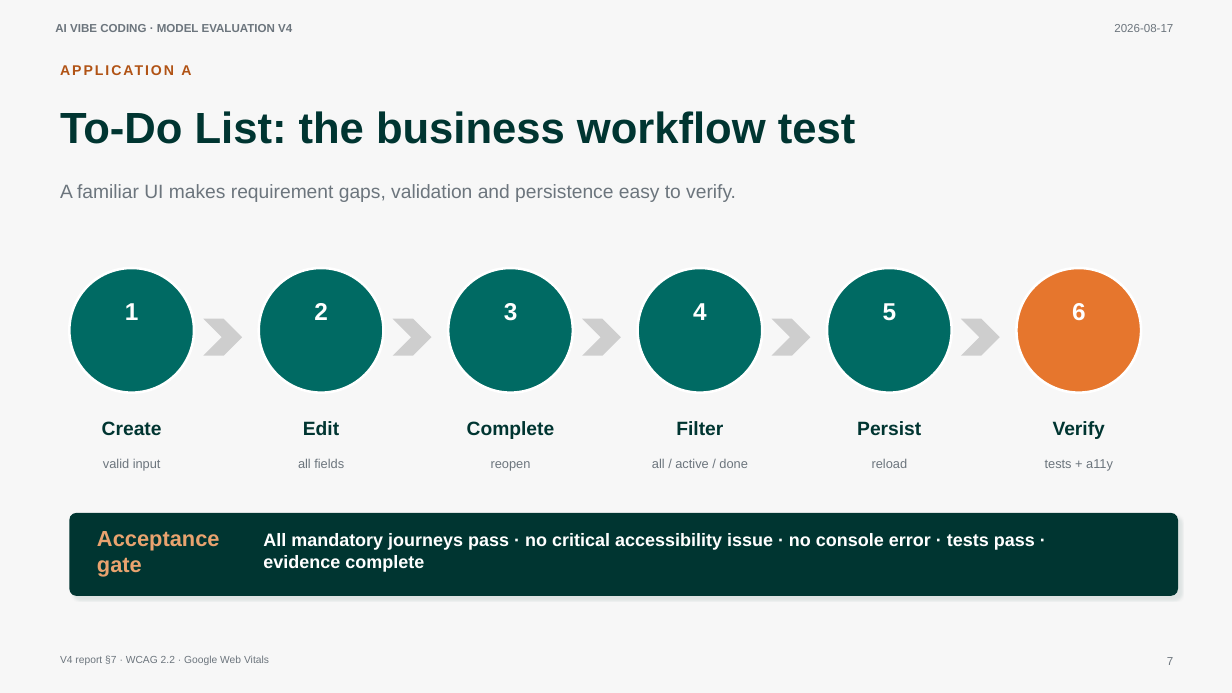
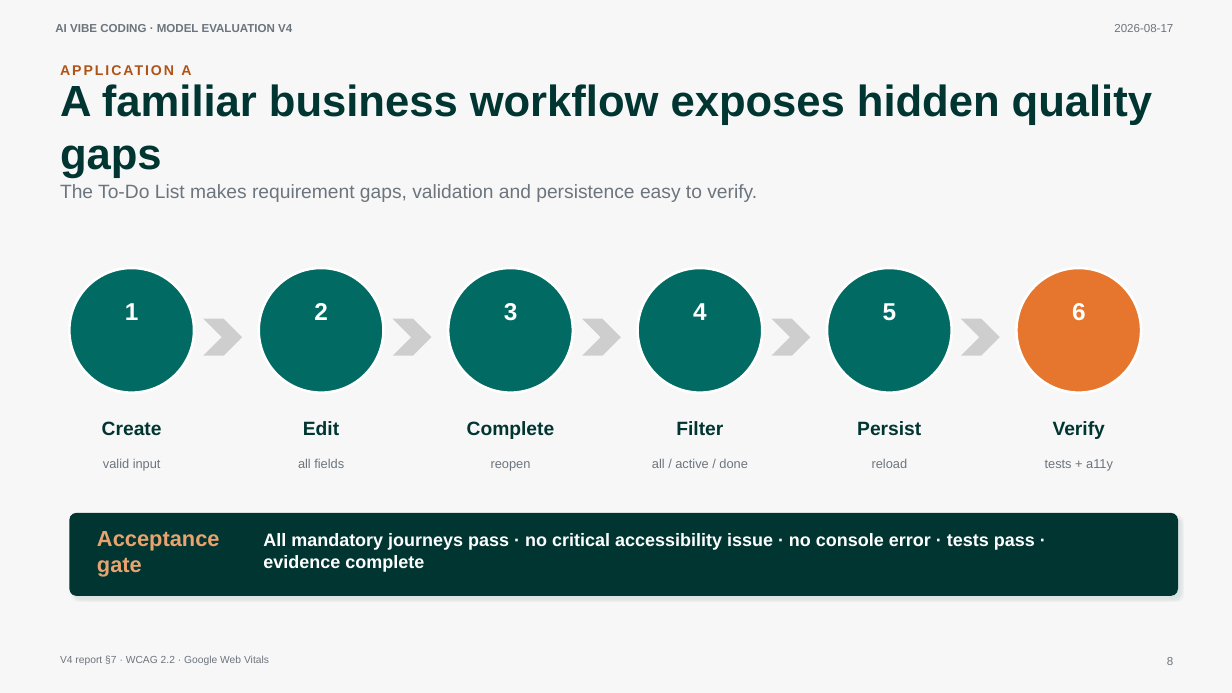
Before and after one commit to corgimomo2023/company-fullstack-scaffold, a slide deck: slide 8 of docs/reports/ai-vibe-coding-model-comparison-v4-deck.pptx (slide 7 before the commit). Drawn at 1232x693 pixels with LibreOffice and Linux fonts; fonts in the diff are those of the drawing. Boxes give left, top, right and bottom in pixels: in the first picture for what was removed or moved away, otherwise in the second. Text is boxed around its words. In the diff, an @@ line names an element or a change of style, - is before the commit and + after.

```diff
--- a/docs/reports/ai-vibe-coding-model-comparison-v4-deck.pptx
+++ b/docs/reports/ai-vibe-coding-model-comparison-v4-deck.pptx
@@ text at box(60, 84, 1152, 178): text changed @@
-To-Do List: the business workflow test
+A familiar business workflow exposes hidden quality gaps
@@ text at box(60, 184, 757, 202): text changed @@
-A familiar UI makes requirement gaps, validation and persistence easy to verify.
+The To-Do List makes requirement gaps, validation and persistence easy to verify.
@@ page number at box(1167, 657, 1173, 665): text changed @@
-7
+8
```
Also in this commit, not shown: 3 other slides changed, 1 slide added, 2 other files.
